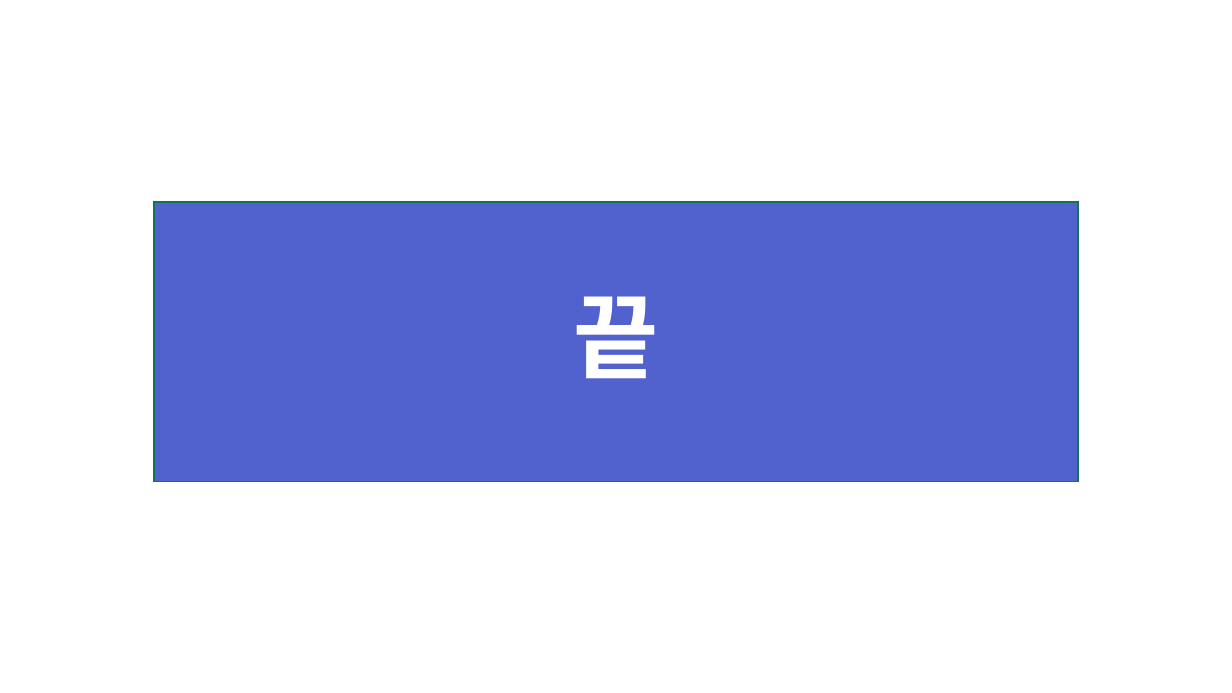
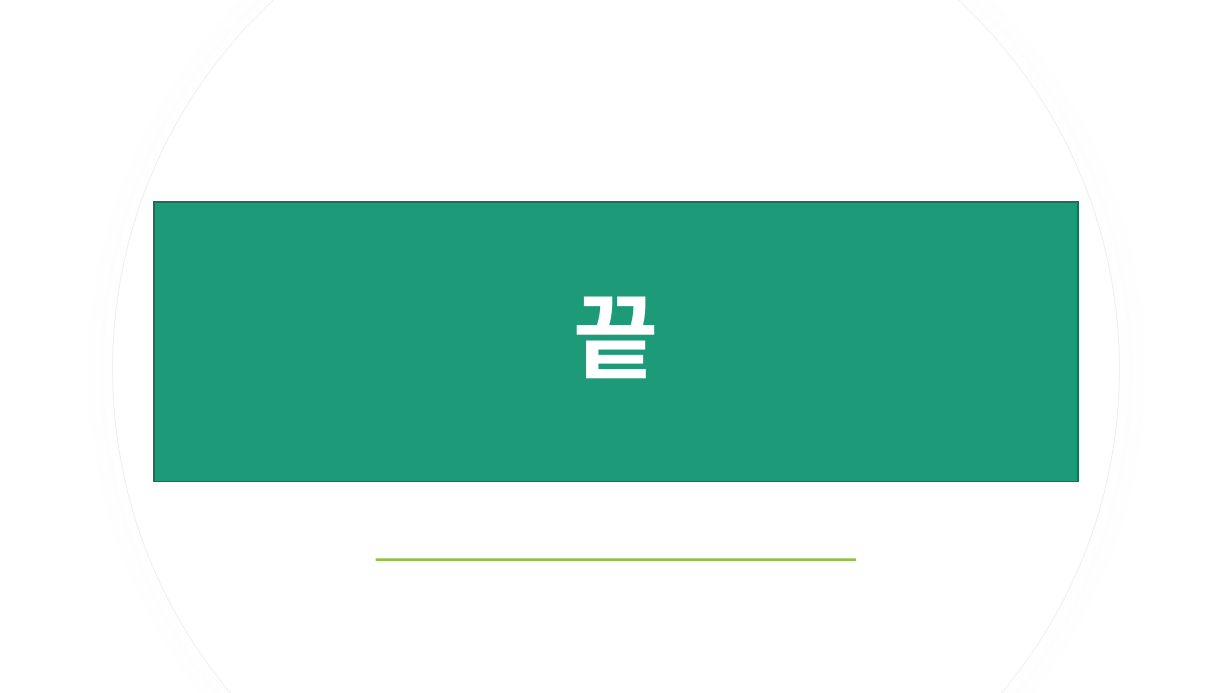
Before and after one commit to ShinHyeonSeong/Final, a slide deck: slide 13 of 기획 UI/A조 프로토타입 발표.pptx (slide 12 before the commit). Drawn at 1232x693 pixels with LibreOffice and Linux fonts; fonts in the diff are those of the drawing. Boxes give left, top, right and bottom in pixels: in the first picture for what was removed or moved away, otherwise in the second. Text is boxed around its words. In the diff, an @@ line names an element or a change of style, - is before the commit and + after.

```diff
--- a/기획 UI/A조 프로토타입 발표.pptx
+++ b/기획 UI/A조 프로토타입 발표.pptx
@@ freeform shape added at (113,0,1120,693), fill #FFFFFF, outline #EFEFEF 0.75 pt @@
@@ freeform shape added at (114,0,1119,693), fill #FFFFFF @@
@@ rectangle "끝" at (154,202,1079,482): fill #5161CE to #1D9A78 @@
@@ rectangle added at (376,558,857,561), fill #8BC145 @@
```
Also in this commit, not shown: 11 other slides changed, 1 slide added.
